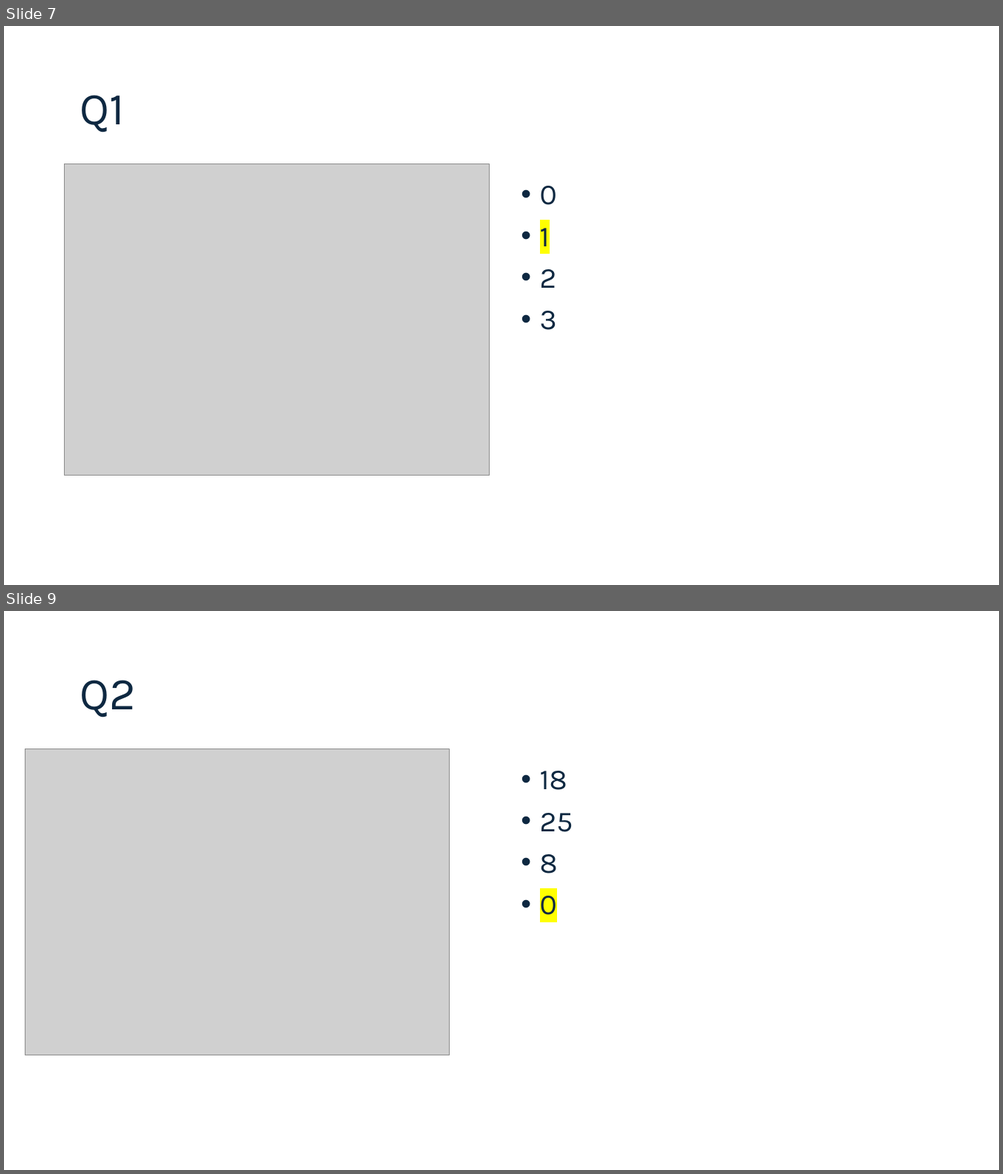
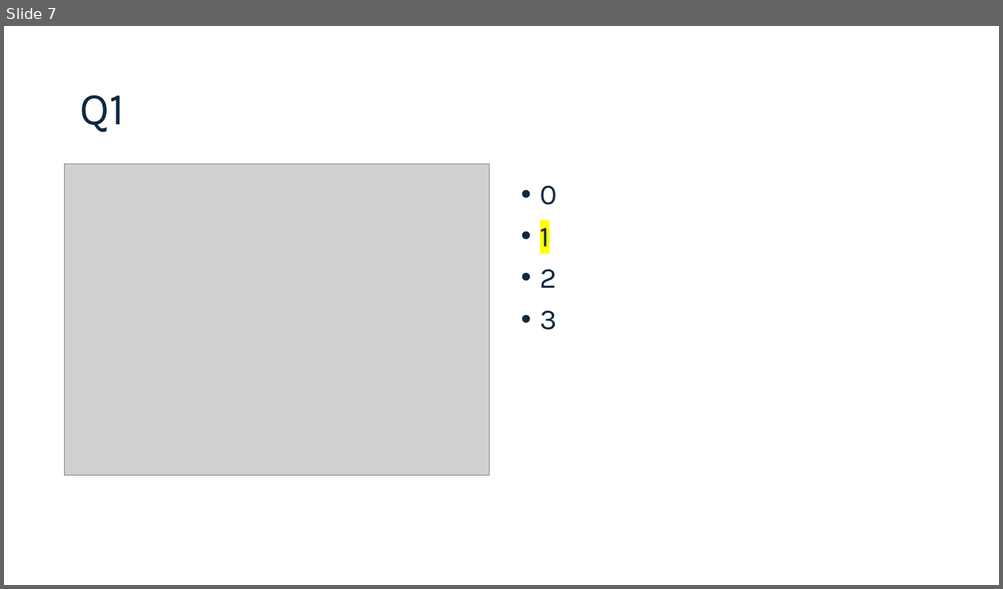
Before and after one commit to connordouglas10/DS-Tech-2025January, a slide deck: Modules/Module5/Slides 5.pptx. Shown one above the other, each under a label of ours: slides 7 and 9 before the commit, slide 7 after it; the slides between them are not shown. The pictures are 1003x1174 and 1003x589 pixels, drawn with LibreOffice and Linux fonts; fonts in the diff are those of the drawing; grey boxes stand for pictures. Boxes give left, top, right and bottom in pixels: in the first picture for what was removed or moved away, otherwise in the second. Text is boxed around its words. In the diff, an @@ line names an element or a change of style, - is before the commit and + after.

```diff
--- a/Modules/Module5/Slides 5.pptx
+++ b/Modules/Module5/Slides 5.pptx
@@ slide 9 removed at bbox=[4, 611, 999, 1170], background #FFFFFF @@
@@ title removed at bbox=[79, 680, 136, 718] @@
-Q2
@@ picture removed at bbox=[25, 749, 449, 1055] @@
@@ text removed at bbox=[540, 771, 573, 915] @@
-• 18
-• 25
-• 8
-• 0
```
Also in this commit, not shown: 3 slides changed, 20 other slides removed, 1 other file.
